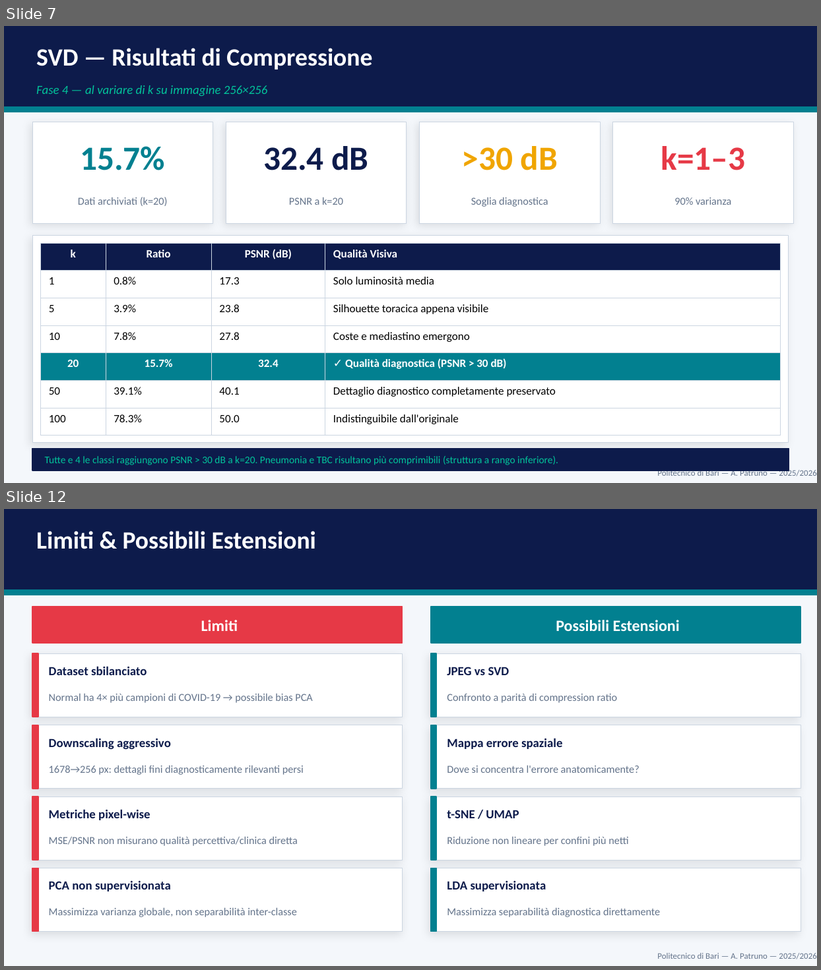
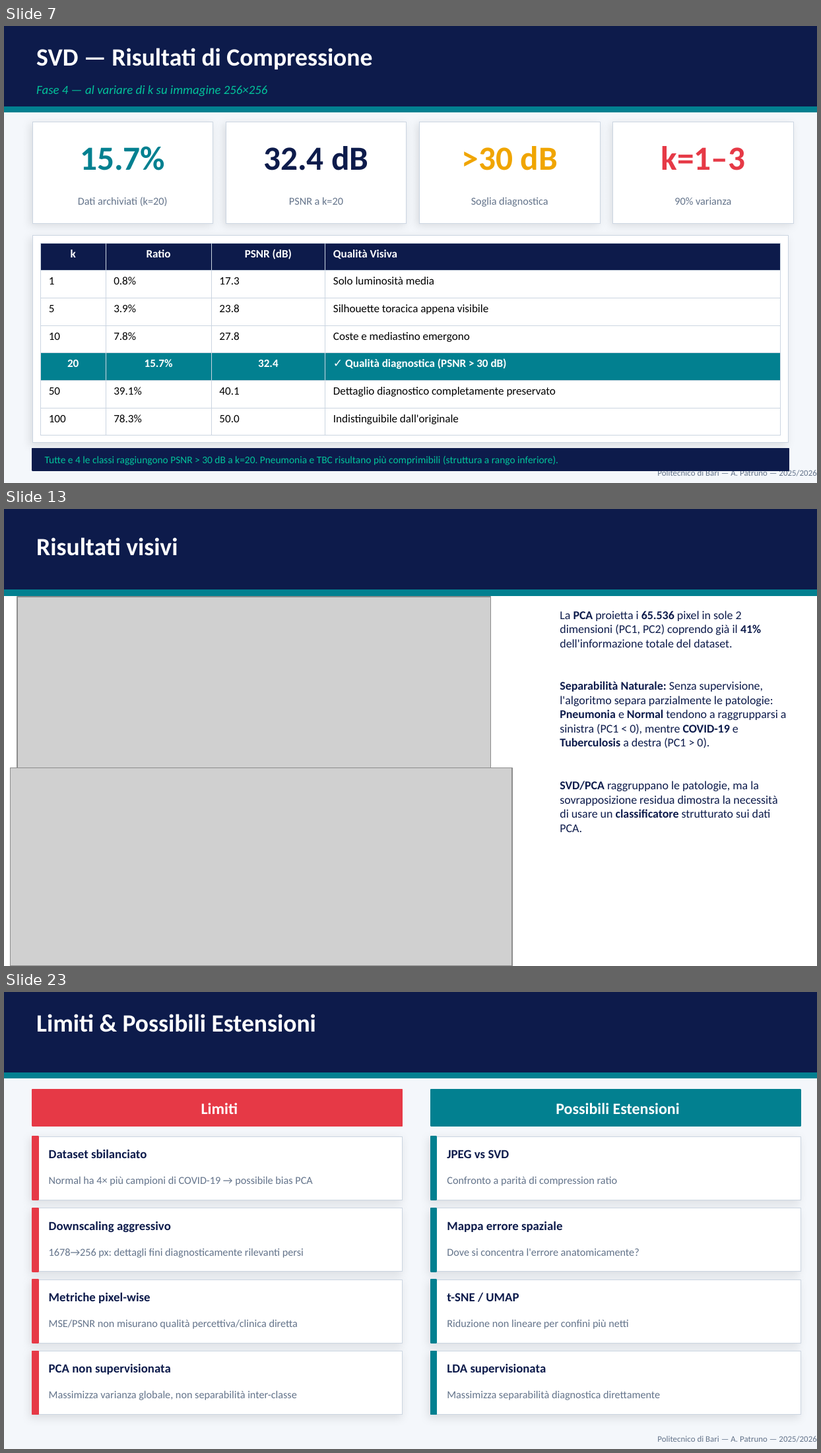
Before and after one commit to andreapatruno1/Image-Compression-and-Analysis, a slide deck: docs/Medical Image Compression and Analysis presentazione.pptx. Shown one above the other, each under a label of ours: slides 7 and 12 before the commit, slides 7, 13 and 23 after it; the slides between them are not shown. The pictures are 821x970 and 821x1453 pixels, drawn with LibreOffice and Linux fonts; fonts in the diff are those of the drawing; grey boxes stand for pictures. Boxes give left, top, right and bottom in pixels: in the first picture for what was removed or moved away, otherwise in the second. Text is boxed around its words. In the diff, an @@ line names an element or a change of style, - is before the commit and + after.

```diff
--- a/docs/Medical Image Compression and Analysis presentazione.pptx
+++ b/docs/Medical Image Compression and Analysis presentazione.pptx
@@ slide 13 added at [4,509,817,966], background #FFFFFF @@
@@ rectangle added at [4,509,817,590], fill #0D1B4B, outline #0D1B4B 1 pt @@
@@ text added at [36,537,178,556], 22 pt, text #FFFFFF, bold @@
+Risultati visivi
@@ rectangle added at [4,590,817,596], fill #028090, outline #028090 1 pt @@
@@ picture added at [17,597,491,768] @@
@@ text added at [560,611,787,832], 10.5 pt, text #0D1B4B @@
+La PCA proietta i 65.536 pixel in sole 2 dimensioni (PC1, PC2) coprendo già il 41% dell'informazione totale del dataset.
+Separabilità Naturale: Senza supervisione,
+l'algoritmo separa parzialmente le patologie: Pneumonia e Normal tendono a raggrupparsi a sinistra (PC1 < 0), mentre COVID-19 e Tuberculosis a destra (PC1 > 0).
+SVD/PCA raggruppano le patologie, ma la sovrapposizione residua dimostra la necessità di usare un classificatore strutturato sui dati PCA.
@@ picture added at [10,768,512,966] @@
@@ what was slide 12 is now slide 23 @@
```
Also in this commit, not shown: 7 slides changed, 10 other slides added, 13 other files.
